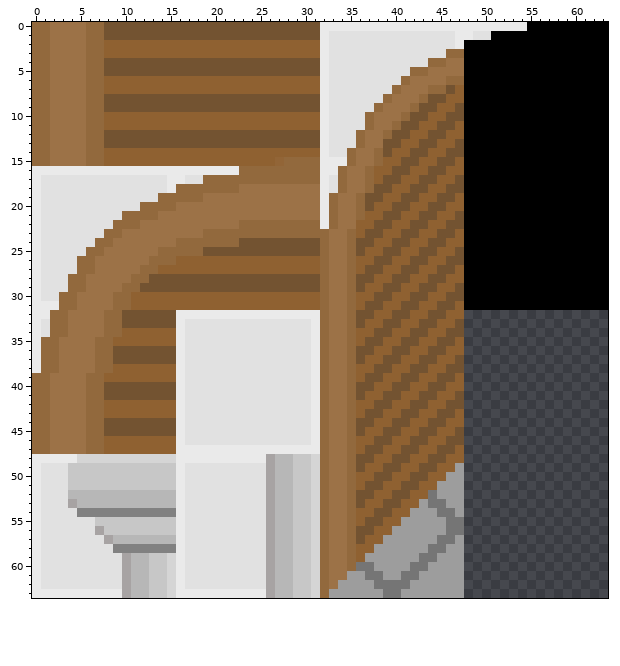
A pixel-art sprite gets an edit: assets/world/facade.png. The picture above is the old version.
The file is 64x64 pixels. Colours within 5 levels of each other are drawn and written as one.
The same view after the edit:
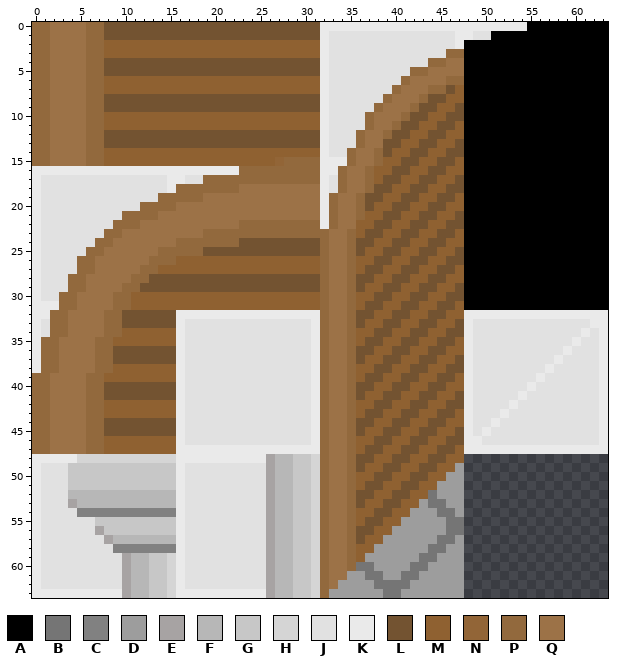
Palette (. is transparent): A #000000  B #757575  C #818181  D #9d9d9d  E #a7a3a3  F #b7b7b7  G #c7c7c7  H #d5d5d5  J #e1e1e1  K #eaeaea  L #735331  M #8f6131  N #926537  P #92693d  Q #9c7247
Edits made:
{"y":32,"x":48,"old":"................","new":"KKKKKKKKKKKKKKKK"}
{"y":33,"x":48,"old":"................","new":"KJJJJJJJJJJJJJKK"}
{"y":34,"x":48,"old":"................","new":"KJJJJJJJJJJJJKJK"}
{"y":35,"x":48,"old":"................","new":"KJJJJJJJJJJJKJJK"}
{"y":36,"x":48,"old":"................","new":"KJJJJJJJJJJKJJJK"}
{"y":37,"x":48,"old":"................","new":"KJJJJJJJJJKJJJJK"}
{"y":38,"x":48,"old":"................","new":"KJJJJJJJJKJJJJJK"}
{"y":39,"x":48,"old":"................","new":"KJJJJJJJKJJJJJJK"}
{"y":40,"x":48,"old":"................","new":"KJJJJJJKJJJJJJJK"}
{"y":41,"x":48,"old":"................","new":"KJJJJJKJJJJJJJJK"}
{"y":42,"x":48,"old":"................","new":"KJJJJKJJJJJJJJJK"}
{"y":43,"x":48,"old":"................","new":"KJJJKJJJJJJJJJJK"}
{"y":44,"x":48,"old":"................","new":"KJJKJJJJJJJJJJJK"}
{"y":45,"x":48,"old":"................","new":"KJKJJJJJJJJJJJJK"}
{"y":46,"x":48,"old":"................","new":"KKJJJJJJJJJJJJJK"}
{"y":47,"x":48,"old":"................","new":"KKKKKKKKKKKKKKKK"}
{"label":"added","picture_box":[464,310,608,454]}
